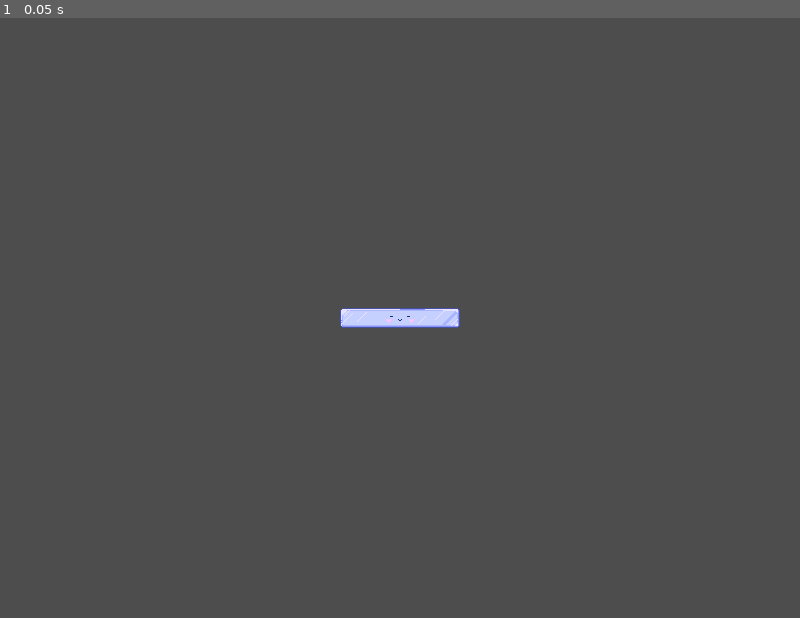
Above: before the commit, frame 1.
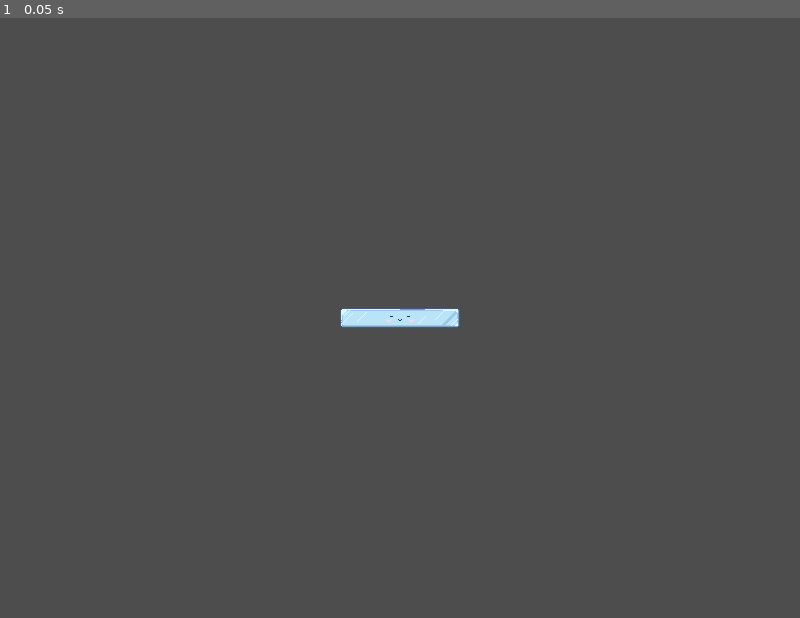
Above: after the commit, the same moment.

Repository: aysieelf/Snow-Break
Game: Godot game, scene res://levels/scenes/test_scene.tscn
The game is run twice, just before and just after one commit, with the same random seed, the same clock (stepped at 60 frames per second) and the same inputs. This scene is started directly instead of the project's main scene.
Inputs:
- Up to frame 1 (0.05 s): no input

The runs differ from the first frame. In frame 1, 0.1% of the frame differs, in the area x 42-58%, y 48-52%.

Commit message:
update: test_scene.tscn - add Trail effect to Paddle

Diff:
--- a/snow-break/levels/scenes/test_scene.tscn
+++ b/snow-break/levels/scenes/test_scene.tscn
@@ -1,10 +1,35 @@
-[gd_scene load_steps=8 format=3 uid="uid://c8qt3wnucs6of"]
+[gd_scene load_steps=14 format=3 uid="uid://c8qt3wnucs6of"]
 
 [ext_resource type="Script" path="res://core/managers/window_scaler.gd" id="1_eghef"]
 [ext_resource type="Texture2D" uid="uid://b85f6aigf2wvr" path="res://assets/sprites/paddle/paddle-base.png" id="1_qgrv8"]
+[ext_resource type="Script" path="res://levels/scenes/paddle.gd" id="2_06m1c"]
 [ext_resource type="Texture2D" uid="uid://defqbxwpyle3b" path="res://assets/sprites/paddle/paddle-default-face.png" id="2_fdwar"]
 [ext_resource type="Texture2D" uid="uid://ddtlfic4b8wi4" path="res://assets/sprites/paddle/paddle-levelup-face.png" id="3_wnomx"]
 [ext_resource type="Texture2D" uid="uid://cewqwextwlbpp" path="res://assets/sprites/paddle/paddle-powerup-face.png" id="4_6yp6x"]
+
+[sub_resource type="Gradient" id="Gradient_5dcm1"]
+colors = PackedColorArray(0.827451, 0.952941, 0.988235, 0.337255, 1, 1, 1, 0)
+
+[sub_resource type="GradientTexture1D" id="GradientTexture1D_25xu2"]
+gradient = SubResource("Gradient_5dcm1")
+
+[sub_resource type="ParticleProcessMaterial" id="ParticleProcessMaterial_5uhxo"]
+particle_flag_disable_z = true
+spread = 0.0
+gravity = Vector3(0, 0, 0)
+scale_min = 0.0
+color = Color(0.843137, 0.960784, 1, 0.478431)
+color_ramp = SubResource("GradientTexture1D_25xu2")
+
+[sub_resource type="Gradient" id="Gradient_kf3e0"]
+colors = PackedColorArray(0.85098, 0.968627, 1, 0, 1, 1, 1, 0.643137)
+
+[sub_resource type="GradientTexture2D" id="GradientTexture2D_sndxa"]
+gradient = SubResource("Gradient_kf3e0")
+width = 16
+height = 4
+fill_from = Vector2(0.470085, 0)
+fill_to = Vector2(0.5, 1)
 
 [sub_resource type="Gradient" id="Gradient_oueyy"]
 
@@ -19,6 +44,14 @@
 script = ExtResource("1_eghef")
 
 [node name="Paddle" type="Node2D" parent="."]
+script = ExtResource("2_06m1c")
+
+[node name="Trail" type="GPUParticles2D" parent="Paddle"]
+position = Vector2(400, 301)
+amount = 50
+process_material = SubResource("ParticleProcessMaterial_5uhxo")
+texture = SubResource("GradientTexture2D_sndxa")
+fixed_fps = 60
 
 [node name="Base" type="Sprite2D" parent="Paddle"]
 position = Vector2(400, 300)
@@ -47,6 +80,7 @@
 height = 128.0
 
 [node name="StrengthUpGlow" type="PointLight2D" parent="Paddle"]
+visible = false
 position = Vector2(400.5, 300)
 scale = Vector2(1.04167, 1.2)
 color = Color(0.364706, 0.309804, 0.431373, 1)
Not shown, changed: MyNotes.md
